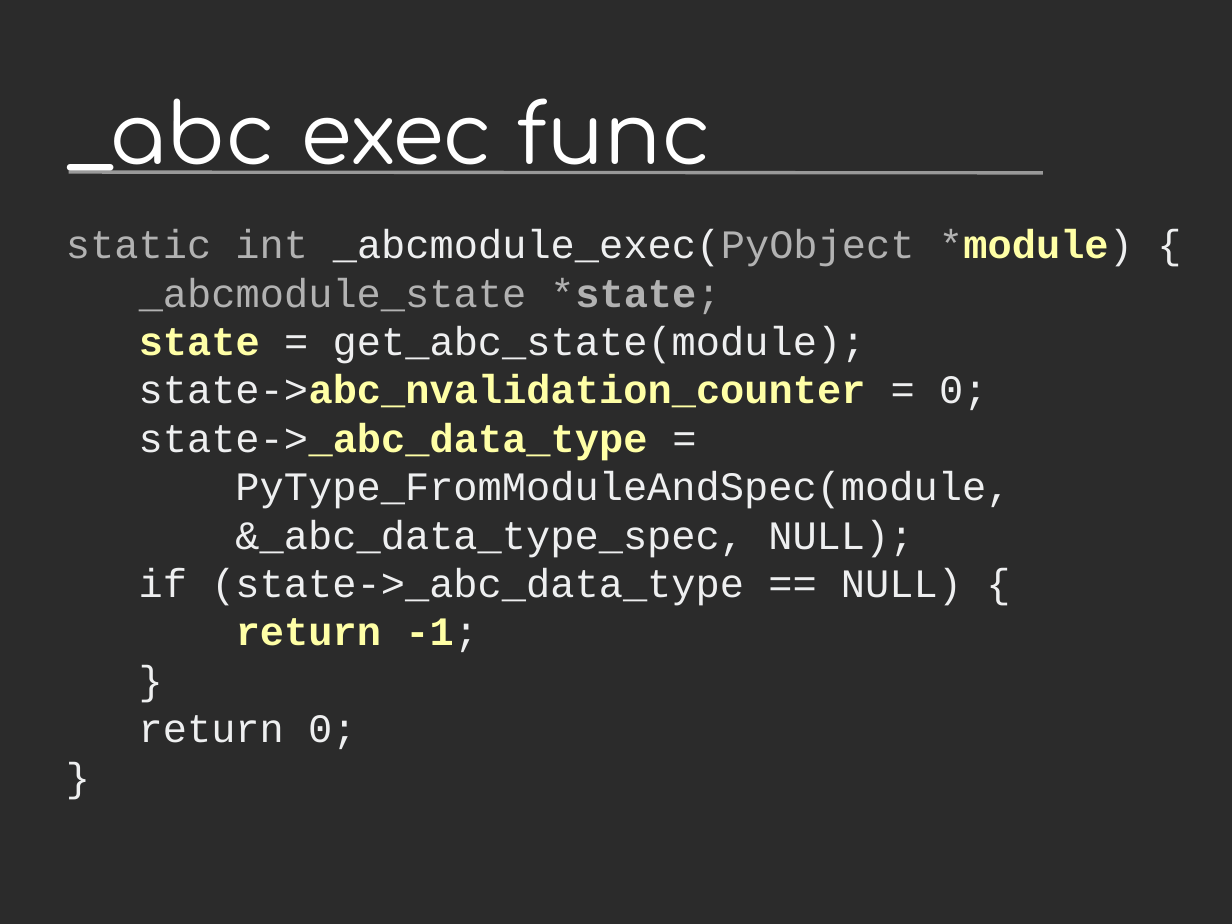
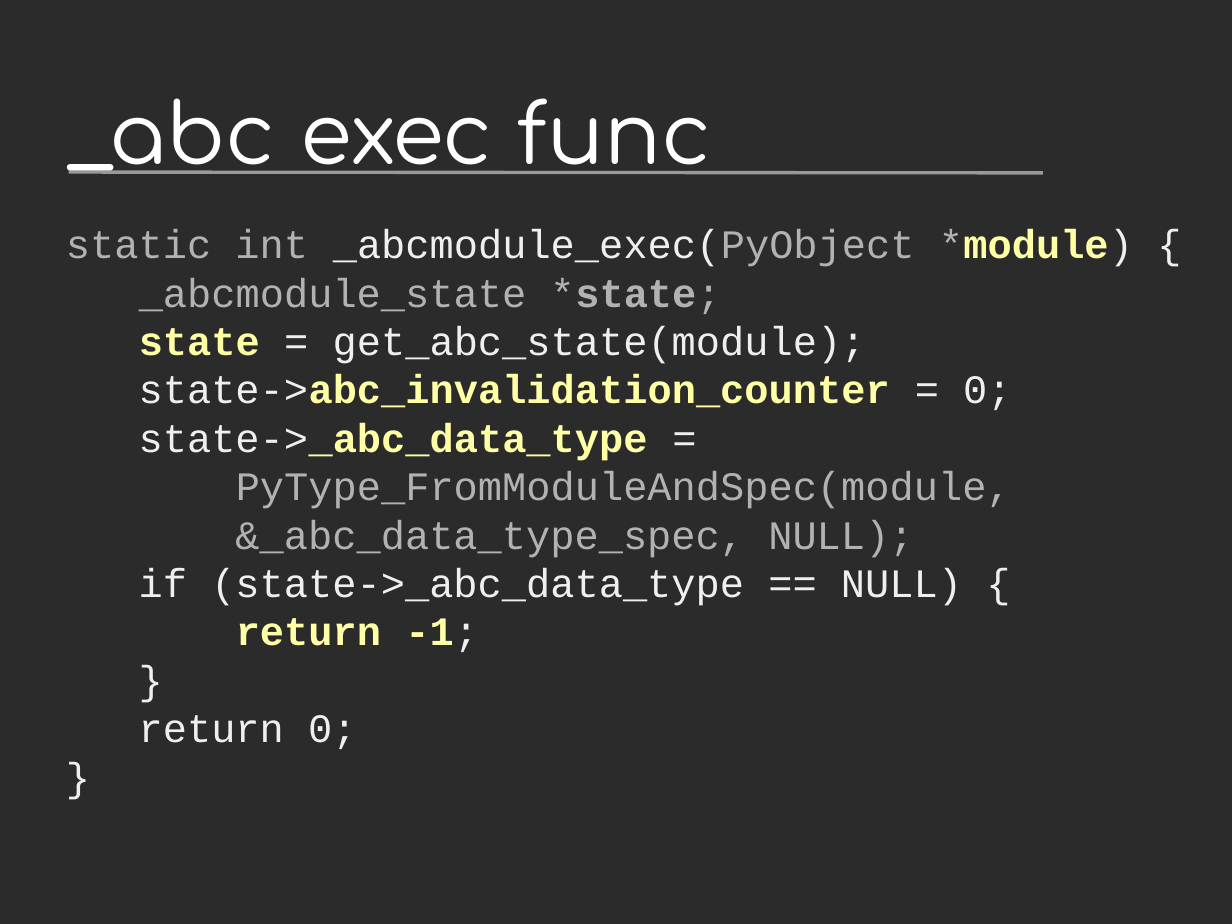
Before and after one commit to vstinner/talks, a slide deck: slide 30 of 2021-PyconUS/subinterpreters.odp (slide 29 before the commit). Drawn at 1232x924 pixels with LibreOffice and Linux fonts; fonts in the diff are those of the drawing; background and template pictures are left out; a plain dark background stands for a picture behind light text. Boxes give left, top, right and bottom in pixels: in the first picture for what was removed or moved away, otherwise in the second. Text is boxed around its words. In the diff, an @@ line names an element or a change of style, - is before the commit and + after.

```diff
--- a/2021-PyconUS/subinterpreters.odp
+++ b/2021-PyconUS/subinterpreters.odp
@@ text at bbox=[66, 229, 1133, 749]: text changed @@
-static int _abcmodule_exec(PyObject *module) {
-_abcmodule_state *state;
-state = get_abc_state(module);
-state->abc_nvalidation_counter = 0;
-state->_abc_data_type =
-PyType_FromModuleAndSpec(module,
-&_abc_data_type_spec, NULL);
-if (state->_abc_data_type == NULL) {
-return -1;
-}
-return 0;
-}
+static int _abcmodule_exec(PyObject *module) {
+_abcmodule_state *state;
+state = get_abc_state(module);
+state->abc_invalidation_counter = 0;
+state->_abc_data_type =
+PyType_FromModuleAndSpec(module,
+&_abc_data_type_spec, NULL);
+if (state->_abc_data_type == NULL) {
+return -1;
+}
+return 0;
+}
```
Also in this commit, not shown: 28 other slides changed, 3 slides added, 2 other files.
